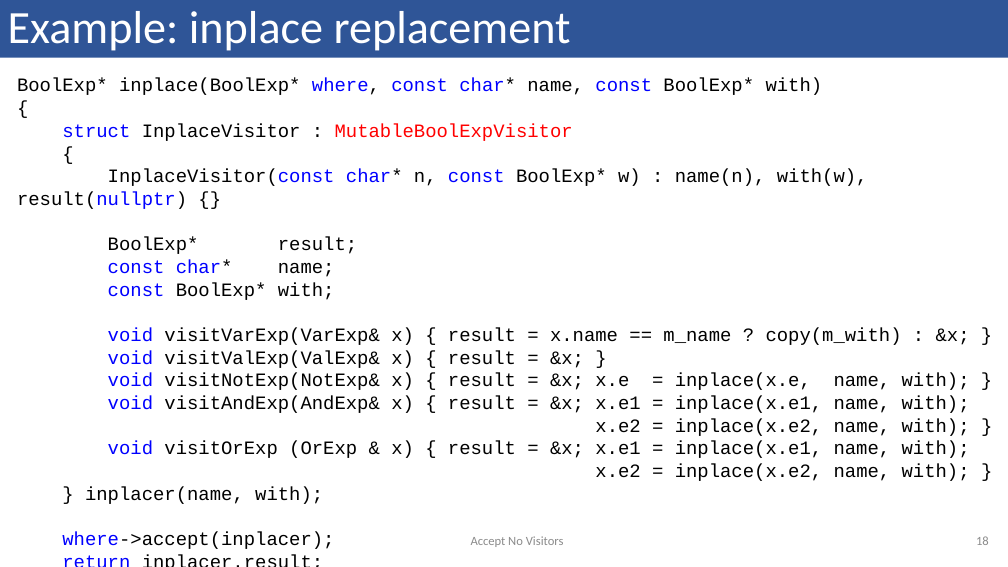
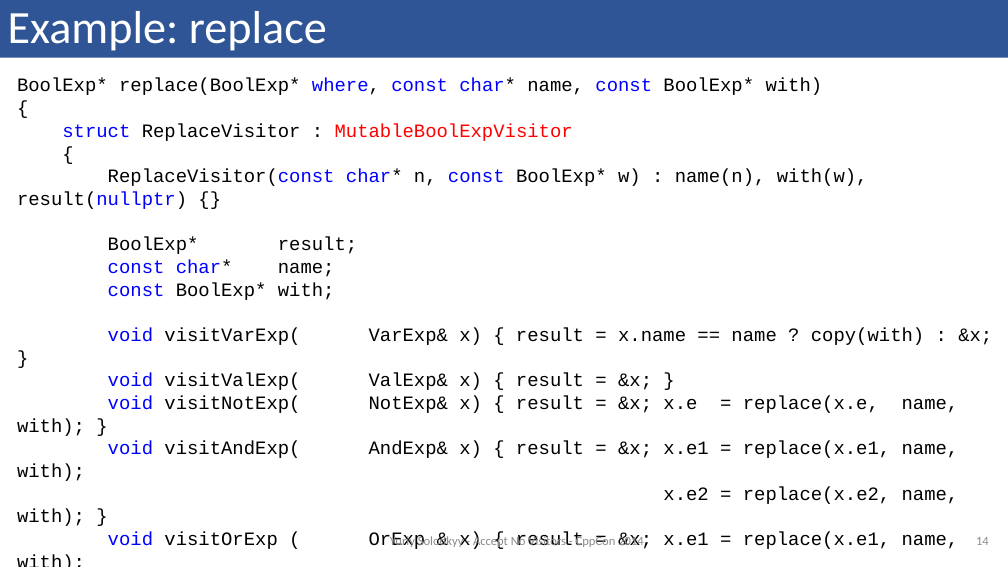
Before and after one commit to solodon4/Mach7, a slide deck: slide 14 of media/presentations/2014-09-12 CppCon.pptx (slide 18 before the commit). Drawn at 1008x567 pixels with LibreOffice and Linux fonts; fonts in the diff are those of the drawing. Boxes give left, top, right and bottom in pixels: in the first picture for what was removed or moved away, otherwise in the second. Text is boxed around its words. In the diff, an @@ line names an element or a change of style, - is before the commit and + after.

```diff
--- a/media/presentations/2014-09-12 CppCon.pptx
+++ b/media/presentations/2014-09-12 CppCon.pptx
@@ title at (x1=8, y1=11, x2=327, y2=51): text changed @@
-Example: inplace replacement
+Example: replace
@@ text at (x1=17, y1=78, x2=823, y2=95): text changed @@
-BoolExp* inplace(BoolExp* where, const char* name, const BoolExp* with)
+BoolExp* replace(BoolExp* where, const char* name, const BoolExp* with)
@@ text at (x1=62, y1=124, x2=573, y2=141): text changed @@
-struct InplaceVisitor : MutableBoolExpVisitor
+struct ReplaceVisitor : MutableBoolExpVisitor
@@ text at (x1=17, y1=169, x2=868, y2=209): text changed @@
-InplaceVisitor(const char* n, const BoolExp* w) : name(n), with(w), result(nullptr) {}
+ReplaceVisitor(const char* n, const BoolExp* w) : name(n), with(w), result(nullptr) {}
@@ text at (x1=17, y1=328, x2=992, y2=549): text changed @@
-void visitVarExp(VarExp& x) { result = x.name == m_name ? copy(m_with) : &x; }
-void visitValExp(ValExp& x) { result = &x; }
-void visitNotExp(NotExp& x) { result = &x; x.e = inplace(x.e, name, with); }
-void visitAndExp(AndExp& x) { result = &x; x.e1 = inplace(x.e1, name, with);
-x.e2 = inplace(x.e2, name, with); }
-void visitOrExp (OrExp & x) { result = &x; x.e1 = inplace(x.e1, name, with);
-x.e2 = inplace(x.e2, name, with); }
-} inplacer(name, with);
-where->accept(inplacer);
-return inplacer.result;
+void visitVarExp( VarExp& x) { result = x.name == name ? copy(with) : &x; }
+void visitValExp( ValExp& x) { result = &x; }
+void visitNotExp( NotExp& x) { result = &x; x.e = replace(x.e, name, with); }
+void visitAndExp( AndExp& x) { result = &x; x.e1 = replace(x.e1, name, with);
+x.e2 = replace(x.e2, name, with); }
+void visitOrExp ( OrExp & x) { result = &x; x.e1 = replace(x.e1, name, with);
+x.e2 = replace(x.e2, name, with); }
+} replacer(name, with);
+where->accept(replacer);
+return replacer.result;
@@ text at (x1=390, y1=535, x2=643, y2=549): text changed @@
-Accept No Visitors
+Yuriy Solodkyy - Accept No Visitors - CppCon 2014
@@ page number at (x1=976, y1=537, x2=989, y2=545): text changed @@
-18
+14
```
Also in this commit, not shown: 35 other slides changed, 6 slides added.
